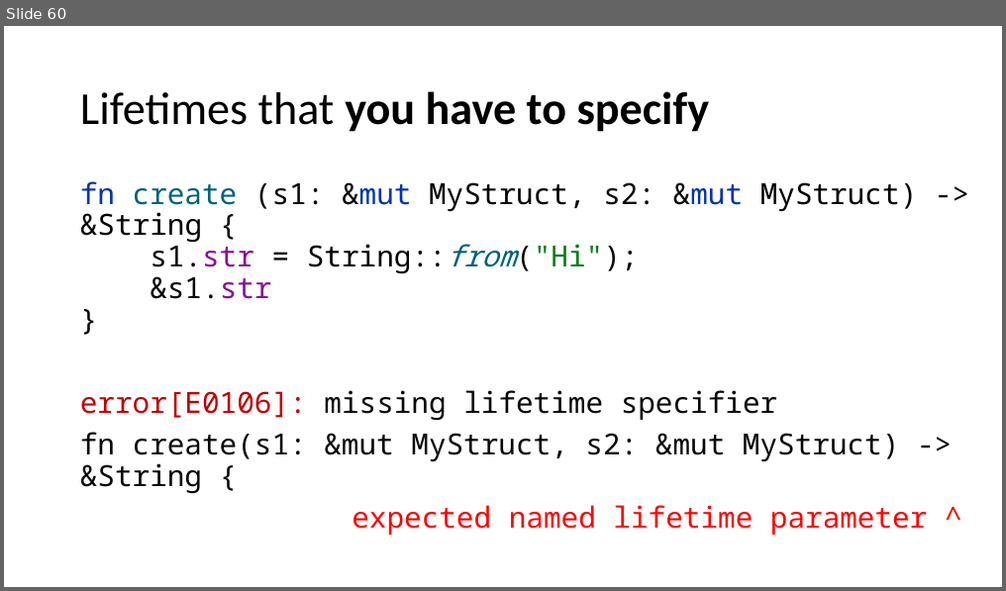
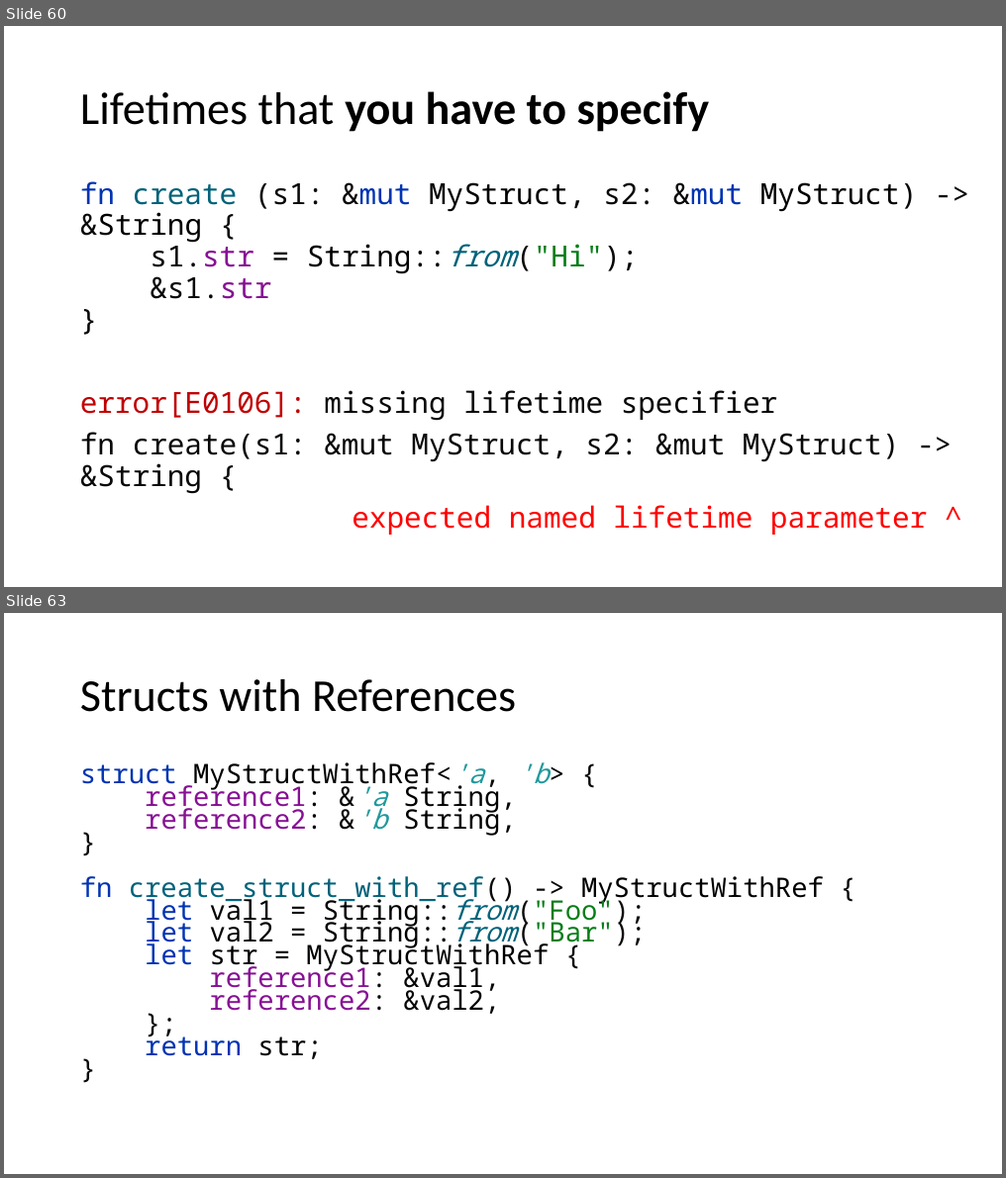
Before and after one commit to kugushev/course-rust-basics, a slide deck: src/02-Ownership/02-Ownership.pptx. Shown one above the other, each under a label of ours: slide 60 before the commit, slides 60 and 63 after it; the slides between them are not shown. The pictures are 1006x591 and 1006x1178 pixels, drawn with LibreOffice and Linux fonts; fonts in the diff are those of the drawing. Boxes give left, top, right and bottom in pixels: in the first picture for what was removed or moved away, otherwise in the second. Text is boxed around its words. In the diff, an @@ line names an element or a change of style, - is before the commit and + after.

```diff
--- a/src/02-Ownership/02-Ownership.pptx
+++ b/src/02-Ownership/02-Ownership.pptx
@@ slide 63 added at (4, 613, 1002, 1174), background #FFFFFF @@
@@ title added at (80, 679, 516, 712), 44 pt, text #000000 @@
+Structs with References
@@ text added at (80, 762, 824, 1059), 25.9 pt, text #000000 @@
+struct MyStructWithRef<'a, 'b> {
+reference1: &'a String,
+reference2: &'b String,
+}
+fn create_struct_with_ref() -> MyStructWithRef {
+let val1 = String::from("Foo");
+let val2 = String::from("Bar");
+let str = MyStructWithRef {
+reference1: &val1,
+reference2: &val2,
+};
+return str;
+}
```
Also in this commit, not shown: 2 slides changed, 5 other slides added, 1 other file.
